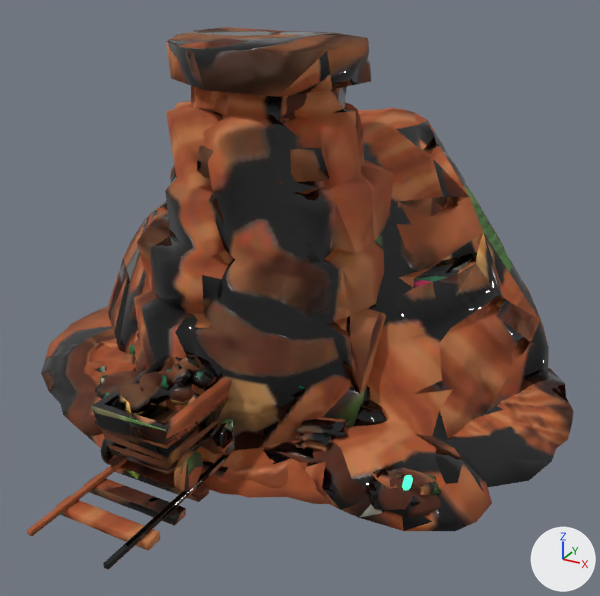
A saved change to the glTF model assets/decor/bronze_decor_canyon.glb.
Before and after are seen from a 50 mm camera at (3.51, -5.88, 3.87) aimed at (0.36, -0.16, 1.0). The axes (+X, +Y, +Z) are drawn at lower right. The lights are the same throughout. The first picture is the older version. Vertices at exactly the same position are counted once.

The first picture shows 'Mesa_A', 'Mesa_C', 'Mine', 'Smelter' and 2 more.
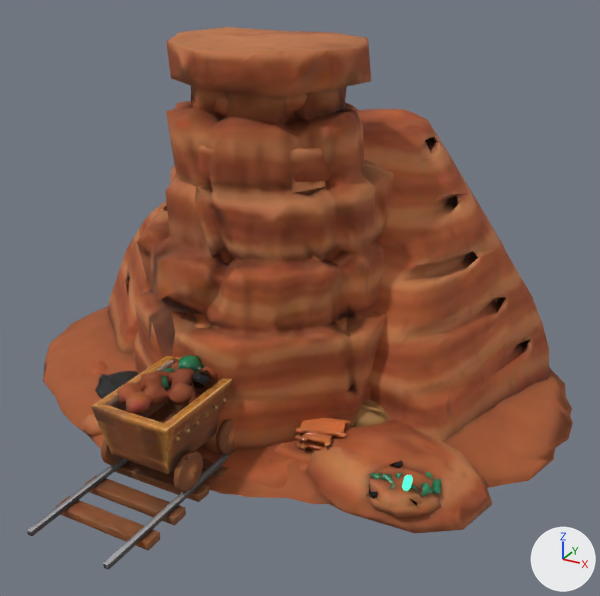
The edits, one by one:
me_mesa_a has 787 vertices, 1478 faces and spans x -1.46..1.47, y -1.4..1.54, z -0.03..2.42.
me_mesa_a is used by ob_mesa_a; location (0.0, 0.0, 0.0).
me_mesa_a part 1: texture (UV) coordinates of 1478 of 1478 faces, centred in x -1.44..1.45, y -1.38..1.51, z -0.03..2.41, changed; they spanned u 0.0..0.94, v 0.01..0.93 and now span u 0.03..0.93, v 0.0..0.93.
me_mesa_c has 941 vertices, 1774 faces and spans x -1.84..1.81, y -1.62..1.66, z -0.03..3.12.
me_mesa_c is used by ob_mesa_c; location (0.0, 0.0, 0.0).
me_mesa_c part 2: texture (UV) coordinates of 1774 of 1774 faces, centred in x -1.82..1.79, y -1.62..1.64, z -0.03..3.11, changed; they spanned u 0.0..0.94, v 0.0..0.93 and now span u 0.0..0.93, v 0.0..0.93.
me_mine is used by ob_mine; location (0.0, 0.0, 0.0).
me_mine had 3087 vertices, 6047 faces and spanned x -2.58..2.63, y -2.75..2.54, z -0.04..2.34.
me_mine now has 3087 vertices, 6046 faces and spans x -2.58..2.63, y -2.75..2.53, z -0.04..2.33.
me_mine part 3: the loose piece of 12 vertices spanning x 0.11..0.27, y -1.49..-1.31, z 0.72..0.84 is rebuilt with 12 vertices and now spans x 0.12..0.26, y -1.47..-1.31, z 0.71..0.84.
me_mine part 4: the loose piece of 7 vertices spanning x 1.53..1.66, y -1.37..-1.27, z 0.15..0.22 is rebuilt with 6 vertices and now spans x 1.54..1.64, y -1.35..-1.27, z 0.14..0.23.
me_mine part 5: the loose piece of 4 vertices spanning x 1.86..1.95, y -1.35..-1.29, z 0.19..0.26 is rebuilt with 3 vertices and now spans x 1.87..1.94, y -1.34..-1.27, z 0.2..0.24.
me_mine part 6: 378 vertices moved from x -2.58..2.58, y -2.42..2.44, z -0.03..2.23 to x -2.58..2.63, y -2.42..2.53, z -0.03..2.27; 1553 vertices removed from x -2.5..2.63, y -2.74..2.54, z -0.04..2.34; 1558 vertices added at x -2.51..2.61, y -2.74..2.52, z -0.03..2.33.
me_mine part 7: 928 kept faces spanning x -2.58..2.59, y -2.75..2.44, z -0.04..2.25 get new texture (UV) coordinates.
Other edits to the shape of me_mine do not show in these pictures.
me_smelter is used by ob_smelter; location (0.0, 0.0, 0.0).
me_smelter had 1844 vertices, 3591 faces and spanned x -1.8..1.84, y -1.39..1.43, z -0.04..1.57.
me_smelter now has 1844 vertices, 3592 faces and spans x -1.79..1.84, y -1.4..1.43, z -0.04..1.57.
me_smelter part 8: 18 vertices moved within x -1.33..0.74, y -0.56..0.53, z -0.03..1.49; 1298 vertices removed from x -1.76..1.84, y -1.39..1.43, z -0.04..1.57; 1305 vertices added at x -1.76..1.84, y -1.4..1.43, z -0.04..1.57.
me_smelter part 9: 103 kept faces spanning x -1.79..1.69, y -1.35..1.33, z -0.03..1.49 get new texture (UV) coordinates.
Other edits to the shape of me_smelter do not show in these pictures.

Where the change shows, as pixel boxes (x1, y1, x2, y2) in the pictures (600 x 596 px; the box of a moved part takes in the faces that stretch with it):
'Mine', reshaped
    before: (27, 108, 574, 570)
    after: (27, 109, 573, 570)
part 1 of me_mesa_a, surface changed
    both: (193, 124, 370, 463)
part 2 of me_mesa_c, surface changed
    both: (82, 27, 394, 495)
part 3 of me_mine, rebuilt
    before: (191, 371, 213, 389)
    after: (191, 370, 214, 389)
part 4 of me_mine, rebuilt
    before: (365, 485, 378, 501)
    after: (369, 484, 377, 498)
part 5 of me_mine, rebuilt
    before: (411, 497, 420, 507)
    after: (409, 498, 417, 506)
part 6 of me_mine, moved or reshaped
    before: (28, 108, 574, 569)
    after: (28, 109, 573, 569)
part 7 of me_mine, surface changed
    both: (31, 125, 551, 570)
part 8 of me_smelter, moved or reshaped (mostly hidden)
    both: (95, 342, 389, 463)
part 9 of me_smelter, surface changed
    both: (101, 378, 308, 449)
